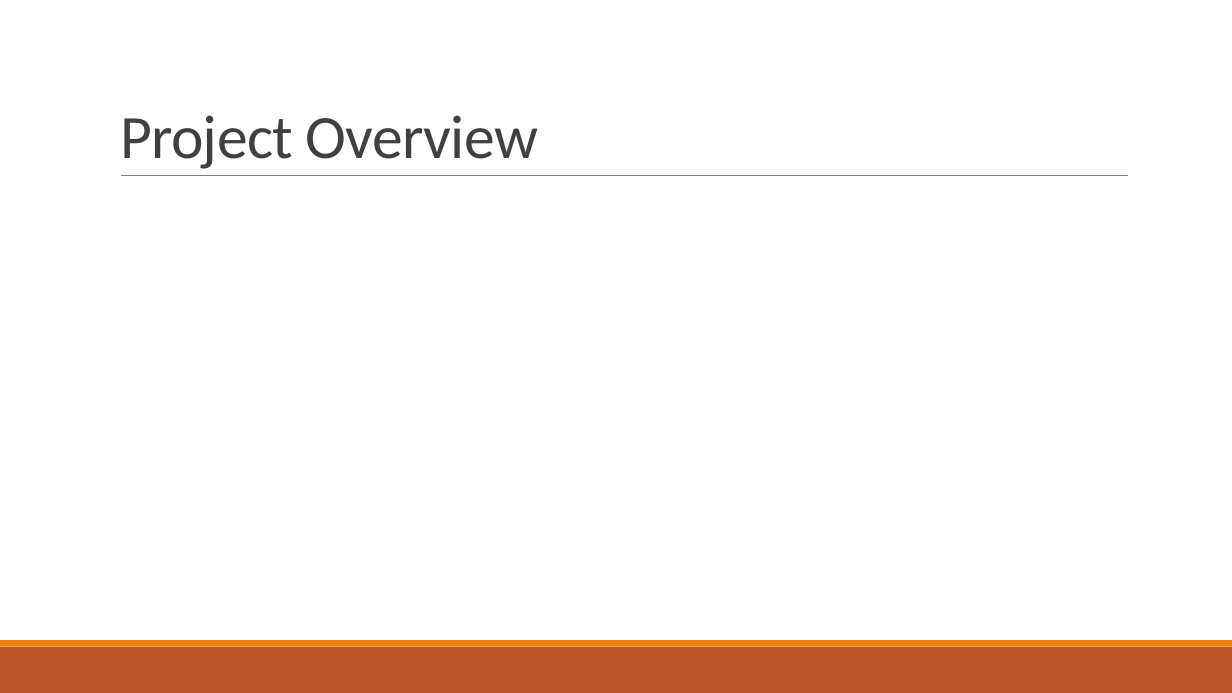
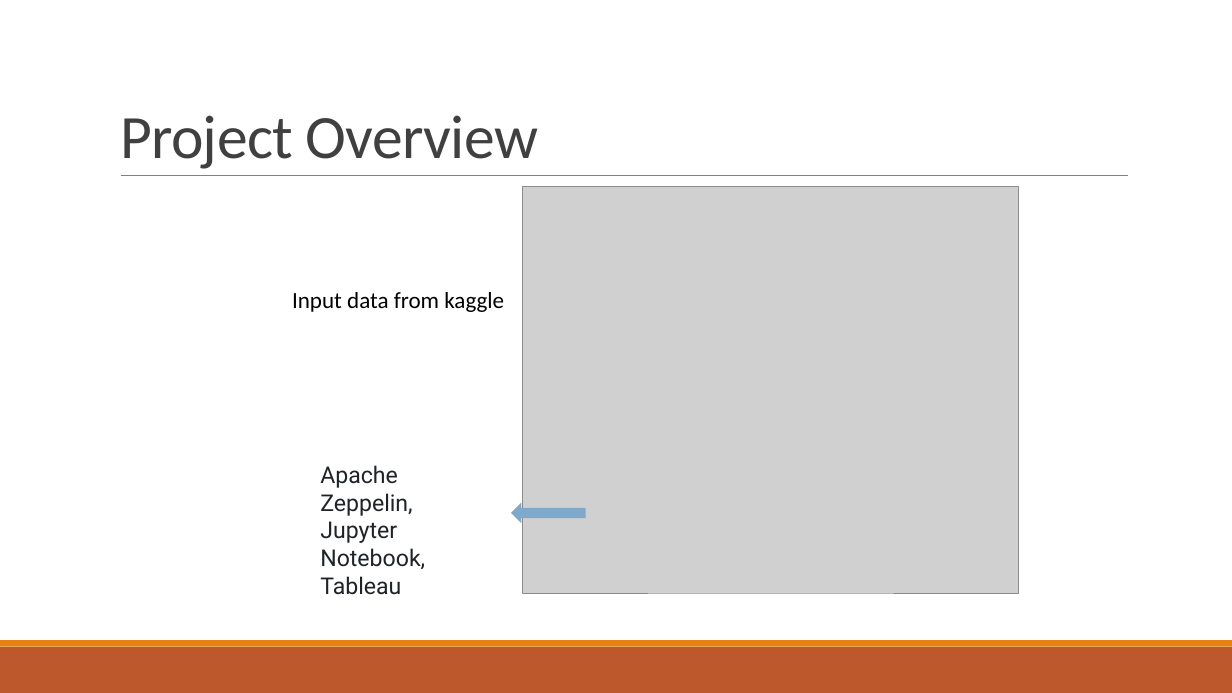
Before and after one commit to pbudhathoki/CS523-BDT-SoccorAnalyser, a slide deck: slide 3 of Final Project-SoccorAnalyser-Group4.pptx. Drawn at 1232x693 pixels with LibreOffice and Linux fonts; fonts in the diff are those of the drawing; grey boxes stand for pictures. Boxes give left, top, right and bottom in pixels: in the first picture for what was removed or moved away, otherwise in the second. Text is boxed around its words. In the diff, an @@ line names an element or a change of style, - is before the commit and + after.

Commit message:
Project presentation file modification

```diff
--- a/Final Project-SoccorAnalyser-Group4.pptx
+++ b/Final Project-SoccorAnalyser-Group4.pptx
@@ picture added at (x1=523, y1=187, x2=1019, y2=593) @@
@@ text added at (x1=292, y1=292, x2=504, y2=312), 18 pt, text #000000 @@
+Input data from kaggle
@@ text added at (x1=320, y1=465, x2=425, y2=595), 18 pt, text #1F2328 @@
+Apache Zeppelin,
+Jupyter Notebook,
+Tableau
@@ right arrow added at (x1=511, y1=503, x2=586, y2=523), fill #7EA9CA @@
```
Also in this commit, not shown: 3 other slides changed, 2 slides added, 3 slides removed.
